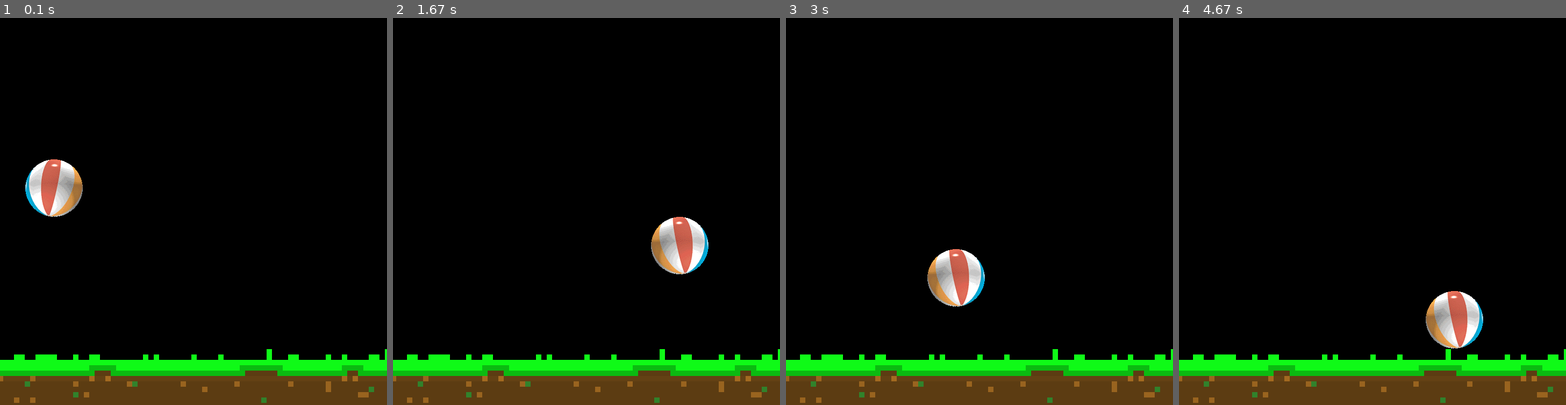
Above: before the commit, frames 1-4 (left to right).
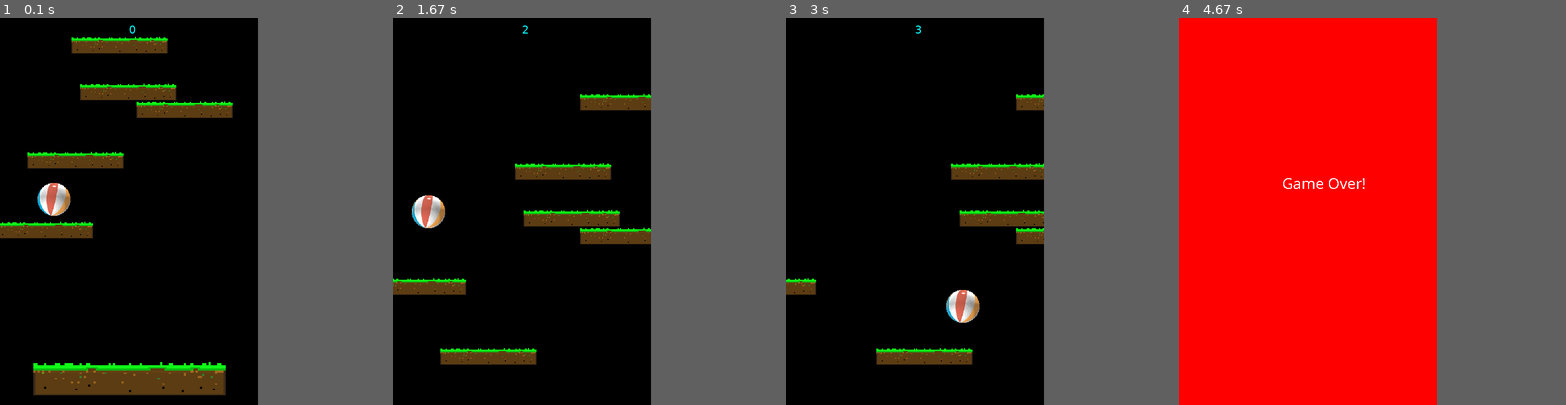
Above: after the commit, the same moments.

Repository: David-pnj/PyGameCarlitosh
Game: pygame game, started from PlatformTest.py
The game is run twice, just before and just after one commit, with the same random seed, the same clock (stepped at 60 frames per second) and the same inputs.
Inputs:
- Up to frame 1 (0.1 s): no input
- Up to frame 2 (1.67 s): hold Space 0.33-0.8 s; hold Right 0.33-0.8 s; hold Right 0.83-1.3 s; tap Space at 0.9, 1.2, 1.4 s; hold Right from 1.33 s (still down)
- Up to frame 3 (3 s): tap Space at 1.7, 1.9, 2.2, 2.47, 2.77, 2.9 s; release Right at 1.8 s; hold Left 1.83-2.37 s; hold Left 2.4-2.8 s; hold Right from 2.83 s (still down)
- Up to frame 4 (4.67 s): tap Space at 3.2 s; release Right at 3.47 s
In our replay, the window is 720x720 before the commit and 480x720 after it. These sizes can differ from the game's own. Grey fills any space a smaller window leaves; there, only what the larger window draws over its background counts as a difference.

The runs differ from the first frame. In frame 1, 16% of the frame differs, in the area x 0-100%, y 1-100%; in frame 2, 19%; in frame 3, 17%; in frame 4, 72%, in the area x 0-100%, y 0-100%.

Commit message:
Platformer stuff

Diff:
--- a/PlatformTest.py
+++ b/PlatformTest.py
@@ -1,9 +1,12 @@
 import sys, pygame as pg
+import random
+import time
 
 from pygame.constants import K_LEFT, K_RIGHT, K_SPACE
 pg.init()
-
-size = width, height = 720, 720
+pg.font.init()
+
+size = width, height = 480, 720
 vec = pg.math.Vector2 #vec nos permite crear variables de dos dimensiones para más tarde. Util para cosas como velocidad que tiene 2 valores. Posee x e y
 bgColor = 0, 0, 0
 screen = pg.display.set_mode(size)
@@ -11,19 +14,24 @@
 FRIC=-0.12 #fricción para que el personaje tenga ímpetu
 JUMPDIST = 15 #longitud de salto
 FPS = 60
+MAXPLATFORMS= 6
 FramePerSec = pg.time.Clock()
+
+
 
 displaysurface = pg.display.set_mode((width, height))
 class Player(pg.sprite.Sprite):
     def __init__(self):
         super().__init__()
         self.surf=pg.image.load("Intro_ball.gif")
+        self.surf = pg.transform.scale(self.surf,(64,64)) #cambiar el tamaño
         self.rect = self.surf.get_rect()
         self.flipImage=False
         self.pos=vec((100,360))
         self.vel=vec(0,0)
         self.acc=vec(0,0)
-
+        self.jumping = False
+        self.score = 0
     def move(self):
         self.acc=vec(0,0.5) #el 0.5 añade gravedad constante
         keys=pg.key.get_pressed() #teclas pulsadas. Contiene todas las teclas de PyGame y por cada una un valor booleano. True si se ha pulsado, False si no
@@ -51,27 +59,54 @@
 
     def jump(self):
         hits = pg.sprite.spritecollide(self, platforms, False)
-        if hits:
-           self.vel.y = -15
-
+        if hits and not self.jumping: # si estoy en una plataforma y NO estoy saltando
+            self.jumping= True
+            self.vel.y = -17
+
+    def cancel_jump(self): #debido a que en PyGame podemos detectar cuando se suelta una tecla, podemos hacer un salto controlado donde "perdemos" momento
+        if self.jumping:
+            if self.vel.y < -3:
+                self.vel.y = -3
 
     def update(self):
-        hits = pg.sprite.spritecollide(player ,platforms, False)
-        if player.vel.y > 0:
+        hits = pg.sprite.spritecollide(self ,platforms, False) #devuelve el objeto con el que se ha colisionado. None en caso de no haber colisionado
+        if self.vel.y > 0:
             if hits:
-                self.vel.y = 0
-                self.pos.y = hits[0].rect.top + 1
+                if self.pos.y < hits[0].rect.bottom: #este if se asegura de que solo se detenga en la plataforma cuando se "posa" sobre ella. sin el, una vez la bola toque la plataforma por abajo se teleporta
+                    self.pos.y = hits[0].rect.top +1
+                    self.vel.y = 0
+                    self.jumping = False
+                    self.pos.x+=hits[0].speed #hace que la bola se mueva junto a la plataforma cuando esté quieta
+                    if hits[0].point == True:
+                        hits[0].point = False
+                        self.score +=1
 
 
 class Platform(pg.sprite.Sprite):
     def __init__(self):
         super().__init__()
         self.surf= pg.image.load("ground.png")
-        self.rect = self.surf.get_rect(center = (width/2, height - 10))
+        self.surf = pg.transform.scale(self.surf,(180,32))
+        self.rect = self.surf.get_rect(center = (random.randint(0,width-10),random.randint(0, height-30))) #crear plataforma en pos random, entre 0 (el top) y el máximo (con un margen)
+        self.moving = True
+        self.speed= random.randint(-1,1) #puede moverse a la izquierda, a la derecha o no moverse (el 0)
+        self.point =  True #para asegurarse de que no se pueden "duplicar" puntos
+    def move(self):
+        if self.moving:
+            self.rect.move_ip(self.speed,0)
+            if self.speed > 0: #si toca un borde, que se transporte al otro lado
+                if self.rect.left > width:
+                    self.rect.right=0
+                if self.rect.right < 0:
+                    self.rect.left=width
 
 
 player = Player()
 ground = Platform()
+
+ground.surf=pg.transform.scale(ground.surf,(360,64))
+ground.rect = ground.surf.get_rect(center = (width/2,height-50))
+ground.point= False
 
 all_sprites= pg.sprite.Group()
 all_sprites.add(player)
@@ -79,25 +114,94 @@
 
 platforms= pg.sprite.Group()
 platforms.add(ground)
+
+#fuentes
+goFont = pg.font.SysFont('Comic Sans MS', 30)
+pointsFont = pg.font.SysFont('Verdana',20)
+gameOverTextSurface = goFont.render("Game Over!",False,(255,255,255))
+
+
+def check_plat_collision(platform,group):
+    if pg.sprite.spritecollideany(platform,group): #función que nos permite ver si x sprite colisiona con alguno de los del grupo
+        return True
+    else:
+        #return False valdría, pero sigue existiendo el problema de que quedan demasiado juntas. Para ello haremos:
+        for pl in group:
+            if pl ==  platform:
+                continue
+            if (abs(platform.rect.top - pl.rect.bottom) < 50) and (abs(platform.rect.bottom - pl.rect.top) < 50): #si se coloca en una distancia menor a 50, se cuenta como "mala" y retorna true
+                return True
+        C = False
+
+def platform_generation():
+    while len(platforms) < MAXPLATFORMS:
+        pl = Platform()
+        C = True
+        while C: #solo sale del while si la plataforma no choca con alguna de las existentes
+            pl= Platform()
+            pl.rect.center = (random.randrange(0,width-10),random.randrange(0,50))
+            C = check_plat_collision(pl,platforms)
+
+        platforms.add(pl)
+        all_sprites.add(pl)
+
+count = random.randint(MAXPLATFORMS-2,MAXPLATFORMS-1)
+
+while count > 0:
+    C = True
+    pl = Platform()
+    while C:
+        pl = Platform()
+        C = check_plat_collision(pl,platforms)
+    platforms.add(pl)
+    all_sprites.add(pl)
+    count-=1
 
 while True:
     for event in pg.event.get():
         if event.type == pg.QUIT:
             pg.quit()
             sys-exit()
-
         if event.type == pg.KEYDOWN:
             if event.key == pg.K_SPACE:
                 player.jump()
+        if event.type == pg.KEYUP:
+            if event.key == pg.K_SPACE:
+                player.cancel_jump()
+
+    #check de si el jugador se ha caido de todo, game over.
+    if player.rect.top > height:
+        for spr in all_sprites:
+            spr.kill()
+            time.sleep(1)
+            screen.fill((255,0,0))
+            screen.blit(gameOverTextSurface,(width/2.5,height/2.5))
+            pg.display.update()
+            time.sleep(2)
+            pg.quit()
+            sys-exit()
+
+    # esta parte permite el scroll vertical. Cada vez que lleguemos a un punto determinado,
+    if player.rect.top <= height / 3: # si pasa del pto determinado
+        player.pos.y += abs(player.vel.y) #actualiza la pos del jugador
+        for pl in platforms: #actualiza la pos de las plataformas (se quedan abajo ya que no se mueven, a diferencia del jugador)
+            pl.rect.y += abs(player.vel.y)
+            if pl.rect.top >= height:
+                pl.kill() #quita las plataformas que desaparecen de la pantalla por abajo.
 
     player.update() #ejecuta la función UPDATE del jugador. ahora mismo solo gestiona las colisiones con plataformas.
 
     screen.fill(bgColor)
 
-    player.move()
+    platform_generation()
+
     screen.blit(pg.transform.flip(player.surf,player.flipImage,False),player.rect)
-    for spr in platforms:
-        screen.blit(spr.surf,spr.rect)
-
+
+    for entity in all_sprites: #renderiza las entidades y muevelas
+        screen.blit(entity.surf,entity.rect)
+        entity.move()
+
+    pointsText= pointsFont.render(str(player.score),True,(0,255,255)) #el render debe estar aqui pues va a cambiar constantemente no como el otro texto
+    screen.blit(pointsText,(width/2,10))
     pg.display.flip()
     FramePerSec.tick(FPS)
